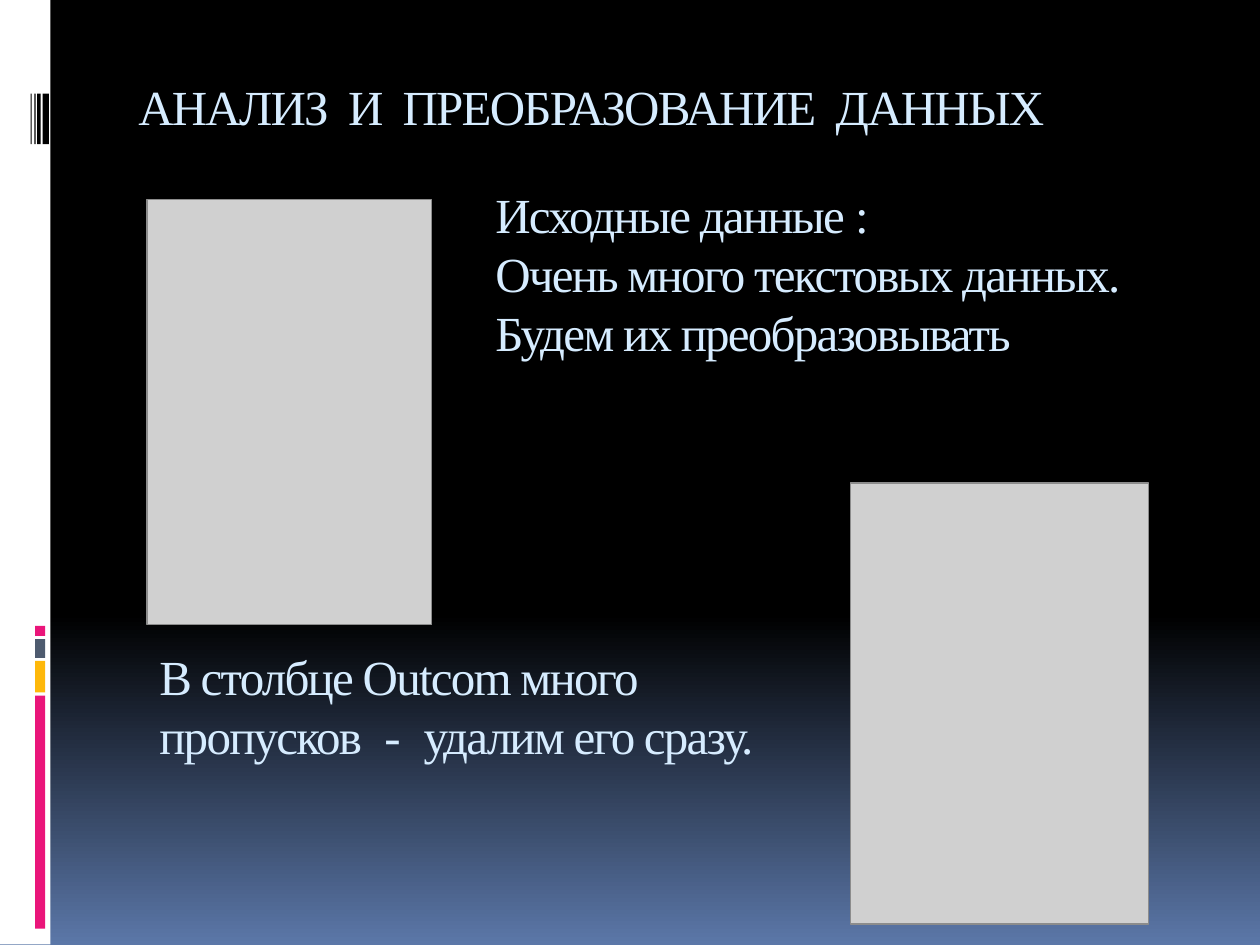
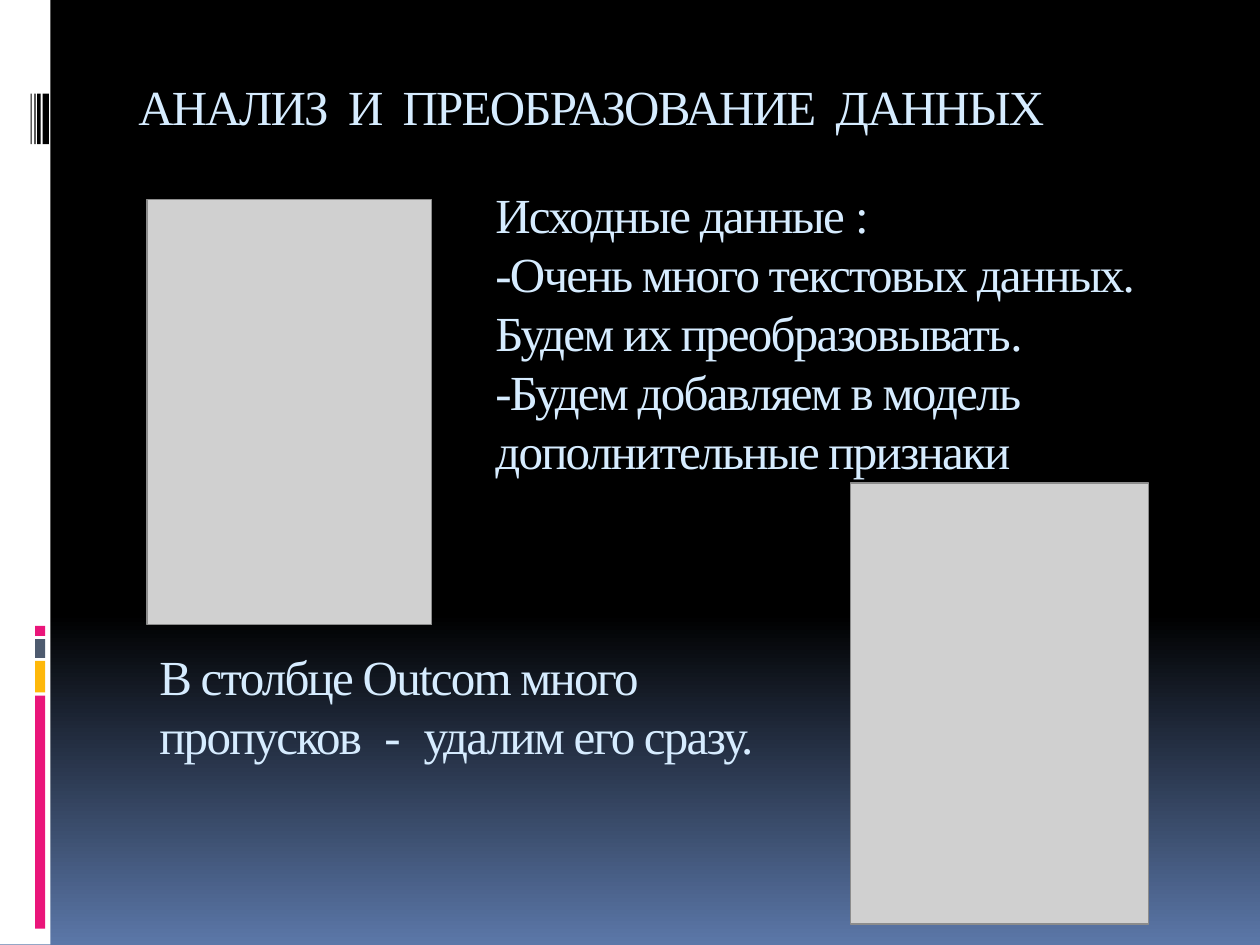
Before and after one commit to ARIV2019/final-project-, a slide deck: slide 7 of Анализ холодных звонков.pptx. Drawn at 1260x945 pixels with LibreOffice and Linux fonts; fonts in the diff are those of the drawing; grey boxes stand for pictures. Boxes give left, top, right and bottom in pixels: in the first picture for what was removed or moved away, otherwise in the second. Text is boxed around its words. In the diff, an @@ line names an element or a change of style, - is before the commit and + after.

```diff
--- a/Анализ холодных звонков.pptx
+++ b/Анализ холодных звонков.pptx
@@ text at (x1=495, y1=259, x2=1135, y2=478): text changed @@
-Очень много текстовых данных. Будем их преобразовывать
+-Очень много текстовых данных. Будем их преобразовывать.
+-Будем добавляем в модель дополнительные признаки
```
Also in this commit, not shown: 2 other slides changed, 2 slides added, 1 slide removed, 1 other file.
